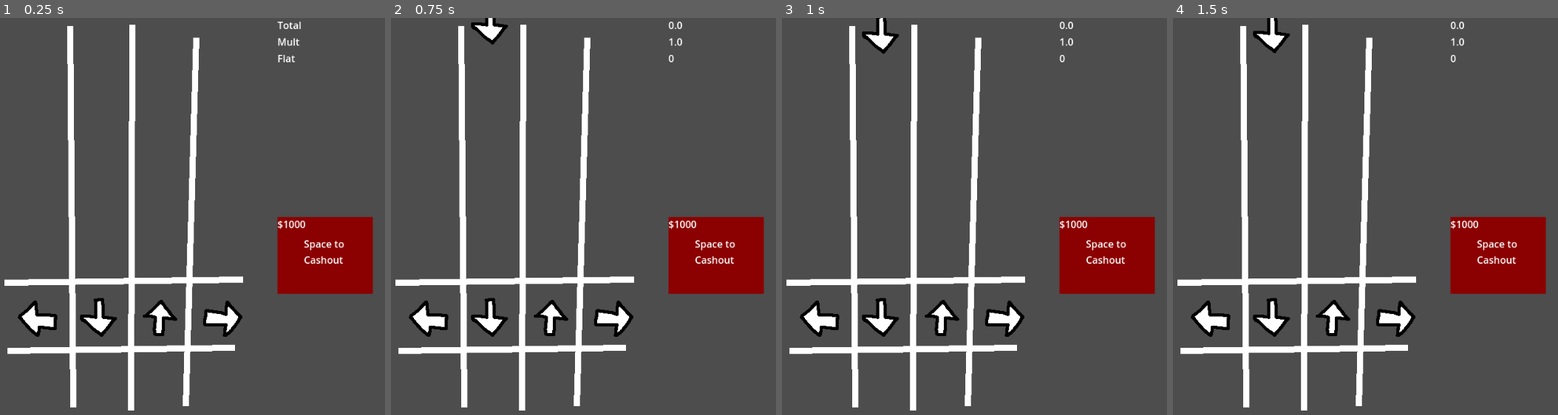
Above: before the commit, frames 1-4 (left to right).
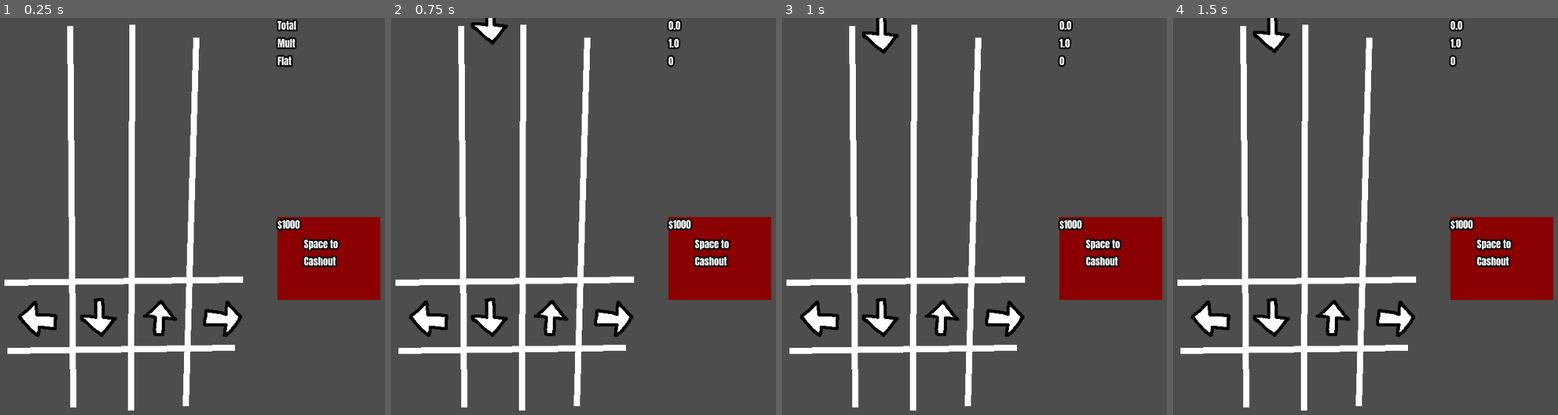
Above: after the commit, the same moments.

Repository: CWmain/cashoutCombo
Game: Godot game, scene res://Scenes/game/game.tscn
Two runs of this game, one before a commit and one after it. Both use one fixed random seed, a clock stepped at 60 frames per second and the inputs below.
Inputs:
- Up to frame 1 (0.25 s): no input
- Up to frame 2 (0.75 s): tap Enter at 0.5 s; hold D (Right) from 0.53 s (still down); tap R (RandomNote) at 0.6 s
- Up to frame 3 (1 s): keep holding D (Right)
- Up to frame 4 (1.5 s): release D (Right) at 1.28 s; hold S (Down) from 1.28 s (still down); tap Space (cashout) at 1.35 s

The runs differ from the first frame. In frame 1, 2.0% of the frame differs, in the area x 71-99%, y 0-72%; in frame 2, 1.8%; in frame 3, 1.8%; in frame 4, 1.8%.

Commit message:
Add a nicer font with a black outline to be much more readable. Placed inside a custom theme to make is easily modifiable

Diff:
--- /dev/null
+++ b/fonts/defaultTheme.tres
@@ -0,0 +1,7 @@
+[gd_resource type="Theme" load_steps=2 format=3 uid="uid://3le31ahswyn0"]
+
+[ext_resource type="FontFile" uid="uid://berh3sk157mjf" path="res://fonts/Anton-Regular.ttf" id="1_ltja2"]
+
+[resource]
+default_font = ExtResource("1_ltja2")
+Label/constants/outline_size = 10
--- a/objects/ScoreBoard/score_board.tscn
+++ b/objects/ScoreBoard/score_board.tscn
@@ -1,6 +1,7 @@
-[gd_scene load_steps=2 format=3 uid="uid://bj8mubde8y5rx"]
+[gd_scene load_steps=3 format=3 uid="uid://bj8mubde8y5rx"]
 
 [ext_resource type="Script" uid="uid://dgettu4qnn21k" path="res://objects/ScoreBoard/score_board.gd" id="1_nk0dg"]
+[ext_resource type="Theme" uid="uid://3le31ahswyn0" path="res://fonts/defaultTheme.tres" id="2_b4qey"]
 
 [node name="score_board" type="CanvasLayer"]
 script = ExtResource("1_nk0dg")
@@ -8,6 +9,7 @@
 [node name="VBoxContainer" type="VBoxContainer" parent="."]
 offset_right = 40.0
 offset_bottom = 40.0
+theme = ExtResource("2_b4qey")
 
 [node name="Total" type="Label" parent="VBoxContainer"]
 unique_name_in_owner = true
--- a/objects/shop/shop.tscn
+++ b/objects/shop/shop.tscn
@@ -1,13 +1,16 @@
-[gd_scene load_steps=2 format=3 uid="uid://bb18cnmhvj033"]
+[gd_scene load_steps=3 format=3 uid="uid://bb18cnmhvj033"]
 
 [ext_resource type="Script" uid="uid://dyx5f08lewnxu" path="res://objects/shop/shop.gd" id="1_puukc"]
+[ext_resource type="Theme" uid="uid://3le31ahswyn0" path="res://fonts/defaultTheme.tres" id="2_jdixd"]
 
 [node name="shop" type="CanvasLayer"]
 script = ExtResource("1_puukc")
 
 [node name="VBoxContainer" type="VBoxContainer" parent="."]
-offset_right = 155.0
-offset_bottom = 120.0
+offset_left = 6.0
+offset_right = 161.0
+offset_bottom = 128.0
+theme = ExtResource("2_jdixd")
 
 [node name="MoneyDisplay" type="Label" parent="VBoxContainer"]
 layout_mode = 2
@@ -59,8 +62,9 @@
 
 [node name="ColorRect" type="ColorRect" parent="."]
 offset_top = -1.0
-offset_right = 155.0
-offset_bottom = 124.0
+offset_right = 167.0
+offset_bottom = 134.0
+theme = ExtResource("2_jdixd")
 color = Color(0.00852867, 0.162174, 0.120011, 1)
 
 [node name="moneyRequiredLabel" type="Label" parent="ColorRect"]
@@ -74,5 +78,7 @@
 offset_top = 32.0
 offset_right = 109.0
 offset_bottom = 81.0
+theme = ExtResource("2_jdixd")
+theme_override_colors/font_outline_color = Color(0, 0, 0, 1)
 text = "Space to
 Cashout"
--- a/project.godot
+++ b/project.godot
@@ -19,6 +19,10 @@
 
 window/size/viewport_width=960
 window/size/viewport_height=650
+
+[gui]
+
+theme/custom_font="uid://berh3sk157mjf"
 
 [input]
 
Binary file added: fonts/Anton-Regular.ttf
Not shown, added: fonts/Anton-Regular.ttf.import
Not shown, added: fonts/desktop.ini
